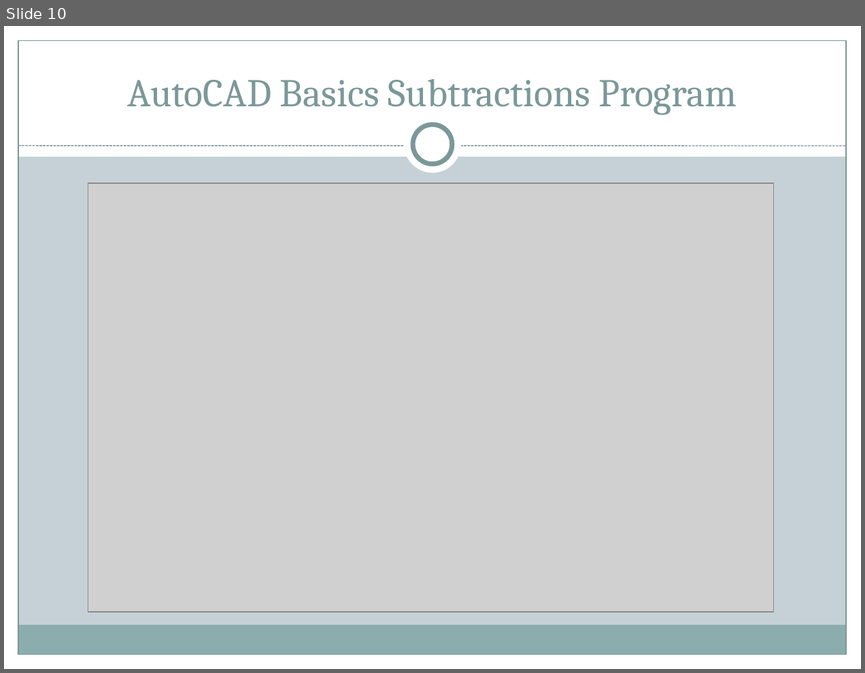
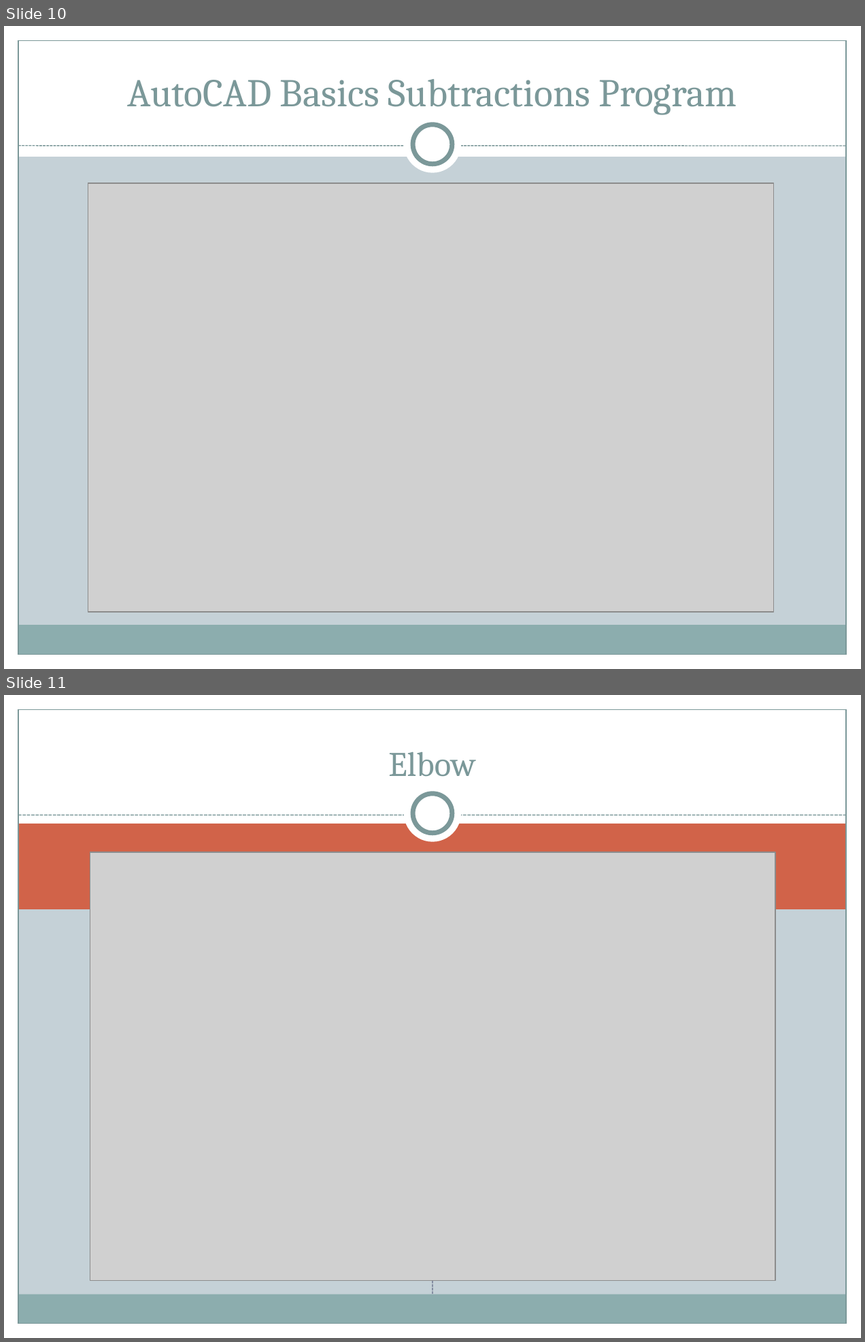
Before and after one commit to AguaClara/mathcad, a slide deck: Automated Design/AutoCAD Help (Documentation)/Automated Design.ppt. Shown one above the other, each under a label of ours: slide 10 before the commit, slides 10 and 11 after it. The pictures are 865x673 and 865x1342 pixels, drawn with LibreOffice and Linux fonts; fonts in the diff are those of the drawing; grey boxes stand for pictures. Boxes give left, top, right and bottom in pixels: in the first picture for what was removed or moved away, otherwise in the second. Text is boxed around its words. In the diff, an @@ line names an element or a change of style, - is before the commit and + after.

```diff
--- a/Automated Design/AutoCAD Help (Documentation)/Automated Design.ppt
+++ b/Automated Design/AutoCAD Help (Documentation)/Automated Design.ppt
@@ slide 11 added at <box>4,695,861,1338</box>, background #C5D1D7; not listed: 7 template elements that a slide beside it also shows @@
@@ rectangle added at <box>4,695,861,830</box>, fill #FFFFFF @@
@@ title added at <box>388,752,475,777</box>, 29 pt, text #7B9899 @@
+Elbow
@@ line added from (18, 815) to (847, 815), #7B9899 0.91 pt dashed @@
@@ rectangle added at <box>18,824,847,909</box>, fill #D16349 @@
@@ picture added at <box>90,852,775,1280</box> @@
@@ line added from (432, 1294) to (432, 902), #646B86 0.74 pt dashed @@
```
Also in this commit, not shown: 2 slides changed, 22 other slides added, 1 other file.
